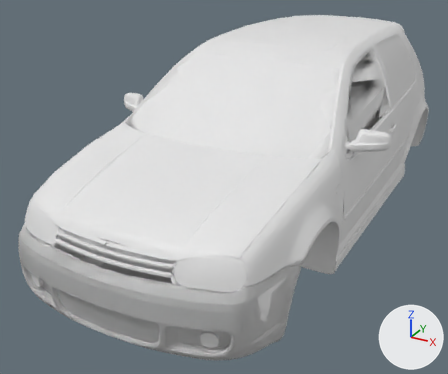
The Blender file assets/source/eshell/wendtStrom/wendtStrom.blend: old version first, new version second.
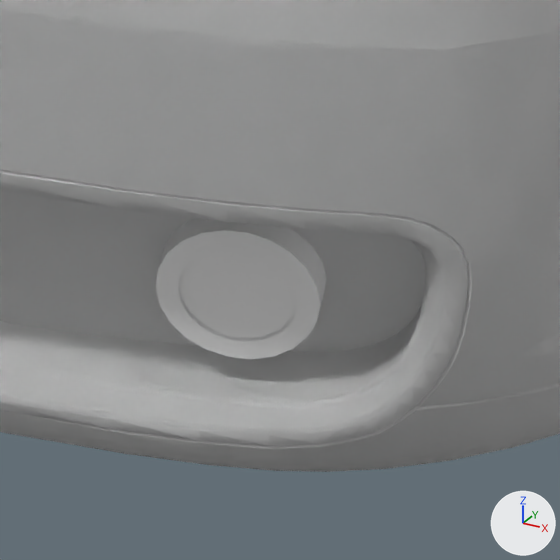
The first picture shows the older version from a 50 mm lens placed at (1.85, -4.18, 2.23), pointed at (-0.23, -0.4, 0.34). The close-ups show the older and then the newer version on the part from 41% to 55% of the width and 82% to 99% of the height of that picture. Only the edits that show in the close-ups are written down. Every picture has the same lights, and +X, +Y and +Z are marked at lower right.

The first close-up shows 'wendtStrom.Bumper_Front', 'wendtStrom.frontBumper_euroFogs'.
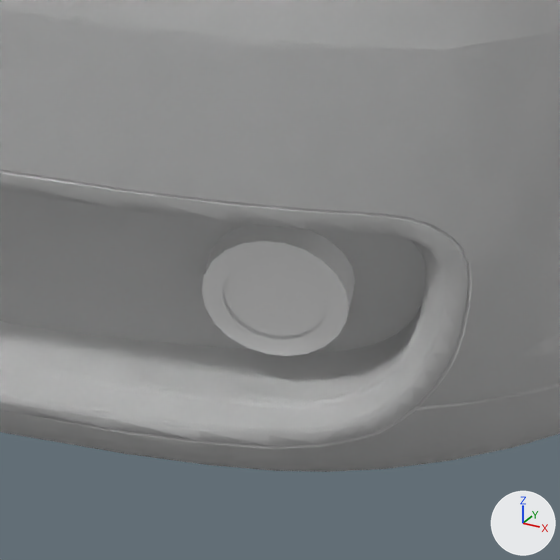
What the commit changed:
me_wendtstrom_frontbumper_eurofogs has 1866 vertices, 3275 faces and spans x -0.86..0.86, y -2.14..-1.48, z 0.14..0.59.
me_wendtstrom_frontbumper_eurofogs is used by ob_wendtstrom_frontbumper_eurofogs; location (0.0, 0.0, 0.0).
me_wendtstrom_frontbumper_eurofogs part 1: the loose piece of 89 vertices spanning x 0.53..0.62, y -2.03..-1.98, z 0.26..0.35 is moved by (0.02, 0.01, 0.0).

Location of each change, (x1, y1, x2, y2) in pixels of the close-ups (560 x 560 px; the box of a moved part takes in the faces that stretch with it):
'wendtStrom.frontBumper_euroFogs', reshaped
    before: (0, 0, 560, 359)
    after: (0, 0, 560, 356)
part 1 of me_wendtstrom_frontbumper_eurofogs, moved or reshaped
    before: (156, 218, 326, 359)
    after: (202, 224, 355, 356)
